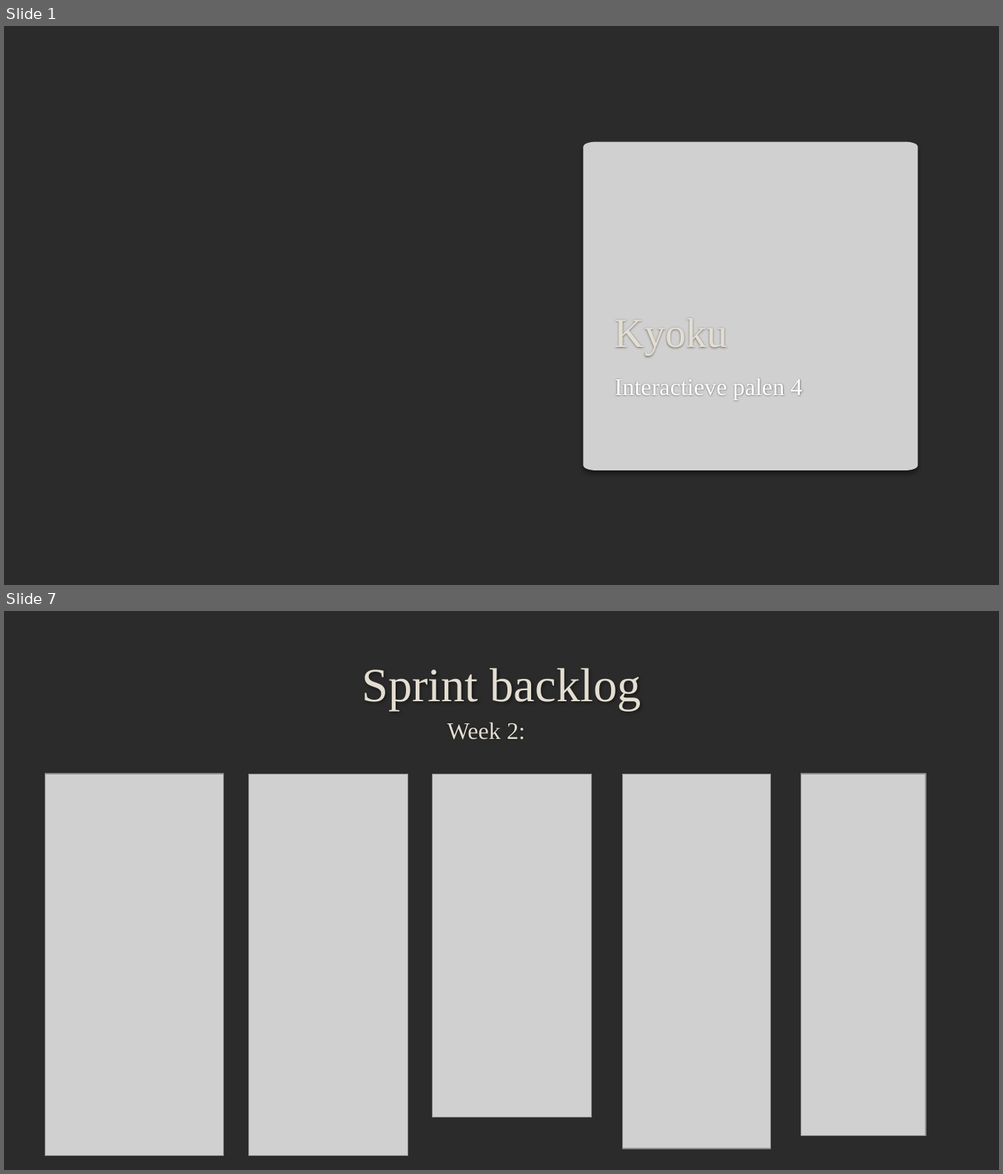
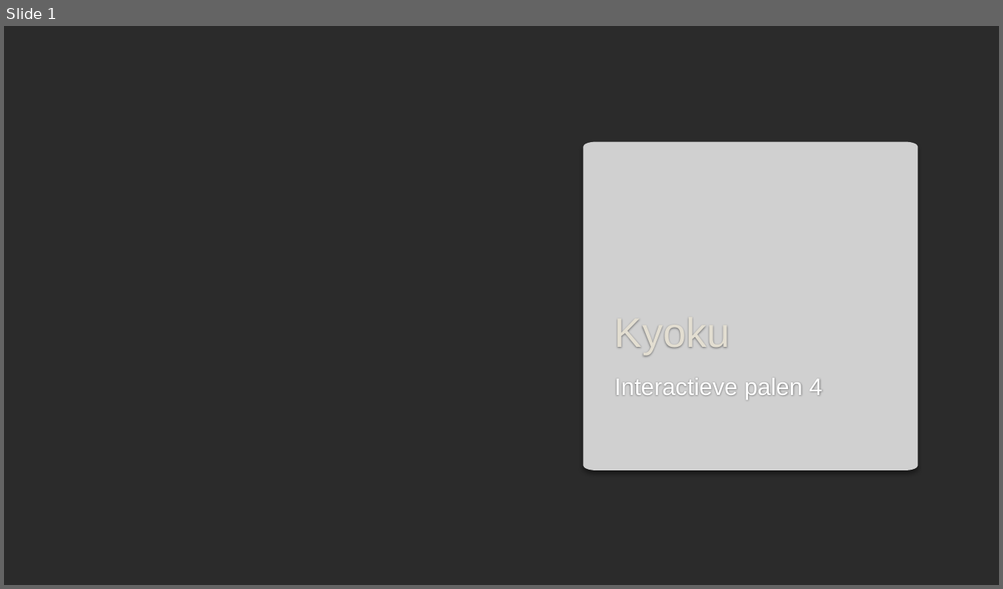
Before and after one commit to MessiaenTibo/Team-Project, a slide deck: Presentatie/Kyoku.pptx. Shown one above the other, each under a label of ours: slides 1 and 7 before the commit, slide 1 after it; the slides between them are not shown. The pictures are 1003x1174 and 1003x589 pixels, drawn with LibreOffice and Linux fonts; fonts in the diff are those of the drawing; grey boxes stand for pictures; background and template pictures are left out; a plain dark background stands for a picture behind light text. Boxes give left, top, right and bottom in pixels: in the first picture for what was removed or moved away, otherwise in the second. Text is boxed around its words. In the diff, an @@ line names an element or a change of style, - is before the commit and + after.

```diff
--- a/Presentatie/Kyoku.pptx
+++ b/Presentatie/Kyoku.pptx
@@ slide 7 removed at [4,611,999,1170], background picture (left out) @@
@@ title removed at [361,668,641,710] @@
-Sprint backlog
@@ text removed at [447,722,525,740] @@
-Week 2:
@@ picture removed at [45,774,224,1156] @@
@@ picture removed at [249,774,408,1156] @@
@@ picture removed at [432,774,592,1118] @@
@@ picture removed at [622,774,770,1149] @@
@@ picture removed at [801,774,925,1136] @@
@@ slide 1 changed as well @@
@@ title "Kyoku" at [614,321,729,354]: font Times New Roman to Arial @@
@@ subtitle "Interactieve palen 4" at [614,378,822,400]: font Times New Roman to Arial @@
```
Also in this commit, not shown: 2 other slides changed, 3 slides added, 5 other slides removed, 36 other files.
